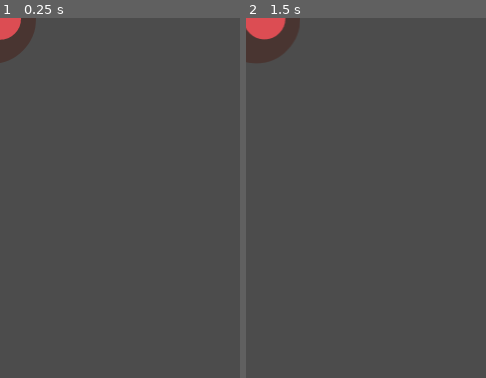
Above: before the commit, frames 1-2 (left to right).
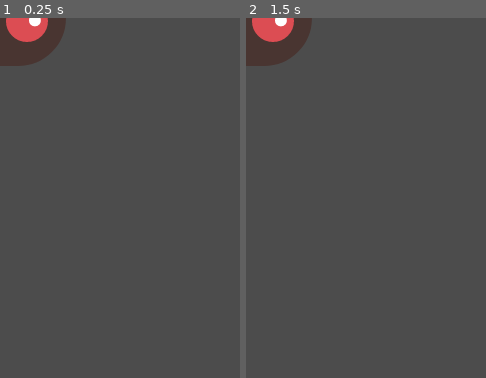
Above: after the commit, the same moments.

Repository: Poipurin/Furbolumination-Game
Game: Godot game, scene res://mob.tscn
The game is run twice, just before and just after one commit, with the same random seed, the same clock (stepped at 60 frames per second) and the same inputs. This scene is started directly instead of the project's main scene.
Inputs:
- Up to frame 1 (0.25 s): no input
- Up to frame 2 (1.5 s): hold Right (move_right) 0.53-1.28 s; tap Enter at 1.25 s; hold Down (move_down) from 1.28 s (still down)
The pictures show only the part of the screen within x 0-50%, y 0-50%; the shares and areas given below are measured in that part.

The runs differ from the first frame. In frame 1, 2.3% of the frame differs, in the area x 0-28%, y 0-14%; in frame 2, 1.2%.

Commit message:
test primeros ajustes

Diff:
--- /dev/null
+++ b/mob.gd
@@ -0,0 +1,19 @@
+extends RigidBody2D
+
+
+# Declare member variables here. Examples:
+# var a = 2
+# var b = "text"
+
+
+# Called when the node enters the scene tree for the first time.
+func _ready():
+	$AnimatedSprite.playing = true
+	var mob_types = $AnimatedSprite.frames.get_animation_names()
+	$AnimatedSprite.animation = mob_types[randi() % mob_types.size()]
+
+func _on_VisibilityNotifier2D_screen_exited():
+	queue_free()
+# Called every frame. 'delta' is the elapsed time since the previous frame.
+#func _process(delta):
+#	pass
--- a/mob.tscn
+++ b/mob.tscn
@@ -6,6 +6,7 @@
 [ext_resource path="res://art/enemyFlyingAlt_2.png" type="Texture" id=4]
 [ext_resource path="res://art/enemyWalking_2.png" type="Texture" id=5]
 [ext_resource path="res://art/enemySwimming_2.png" type="Texture" id=6]
+[ext_resource path="res://mob.gd" type="Script" id=7]
 
 [sub_resource type="SpriteFrames" id=1]
 animations = [ {
@@ -32,6 +33,7 @@
 [node name="mob" type="RigidBody2D"]
 collision_mask = 0
 gravity_scale = 0.0
+script = ExtResource( 7 )
 __meta__ = {
 "_edit_group_": true
 }
Not shown: 1 places in mob.tscn that only renumber resources
